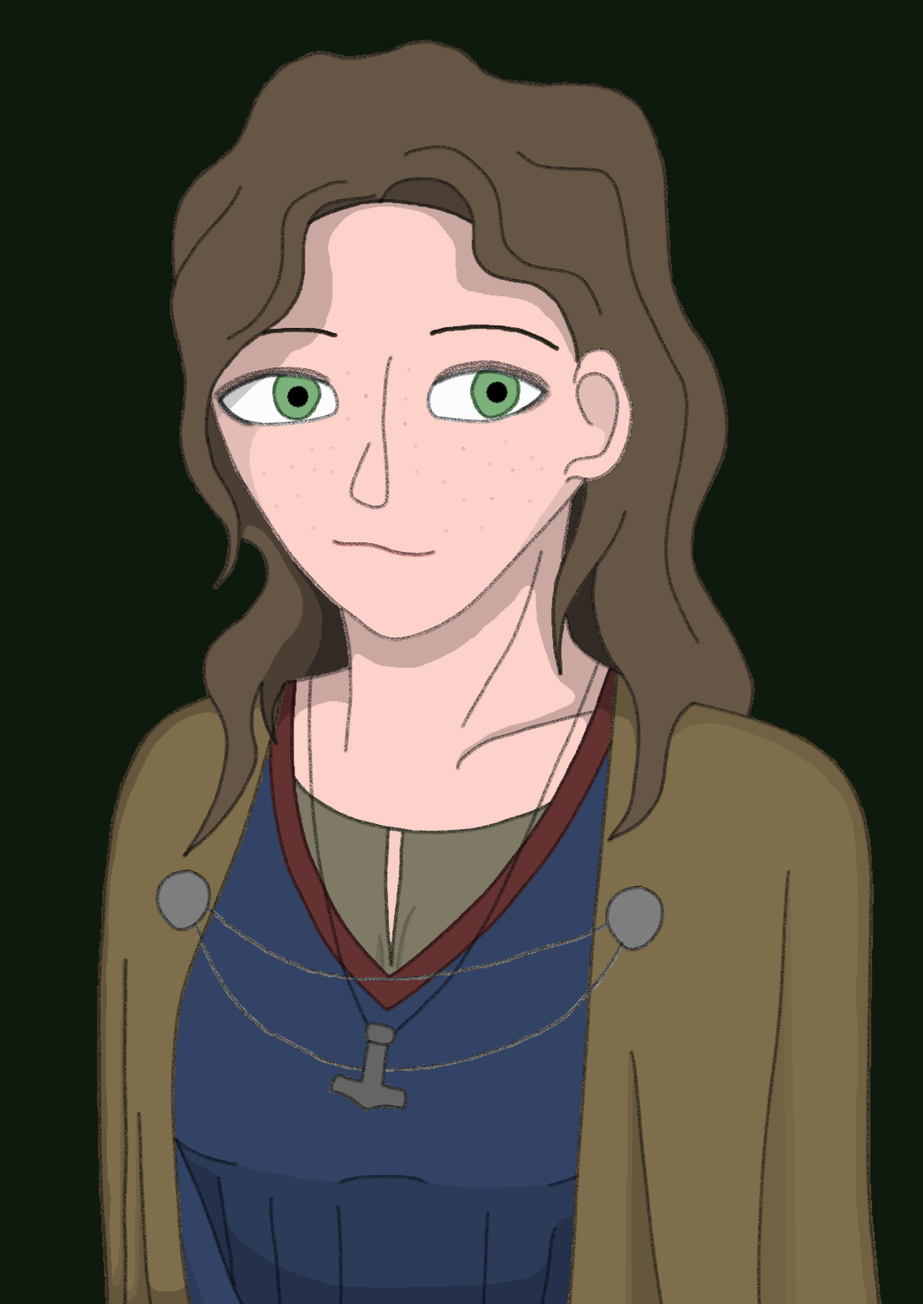
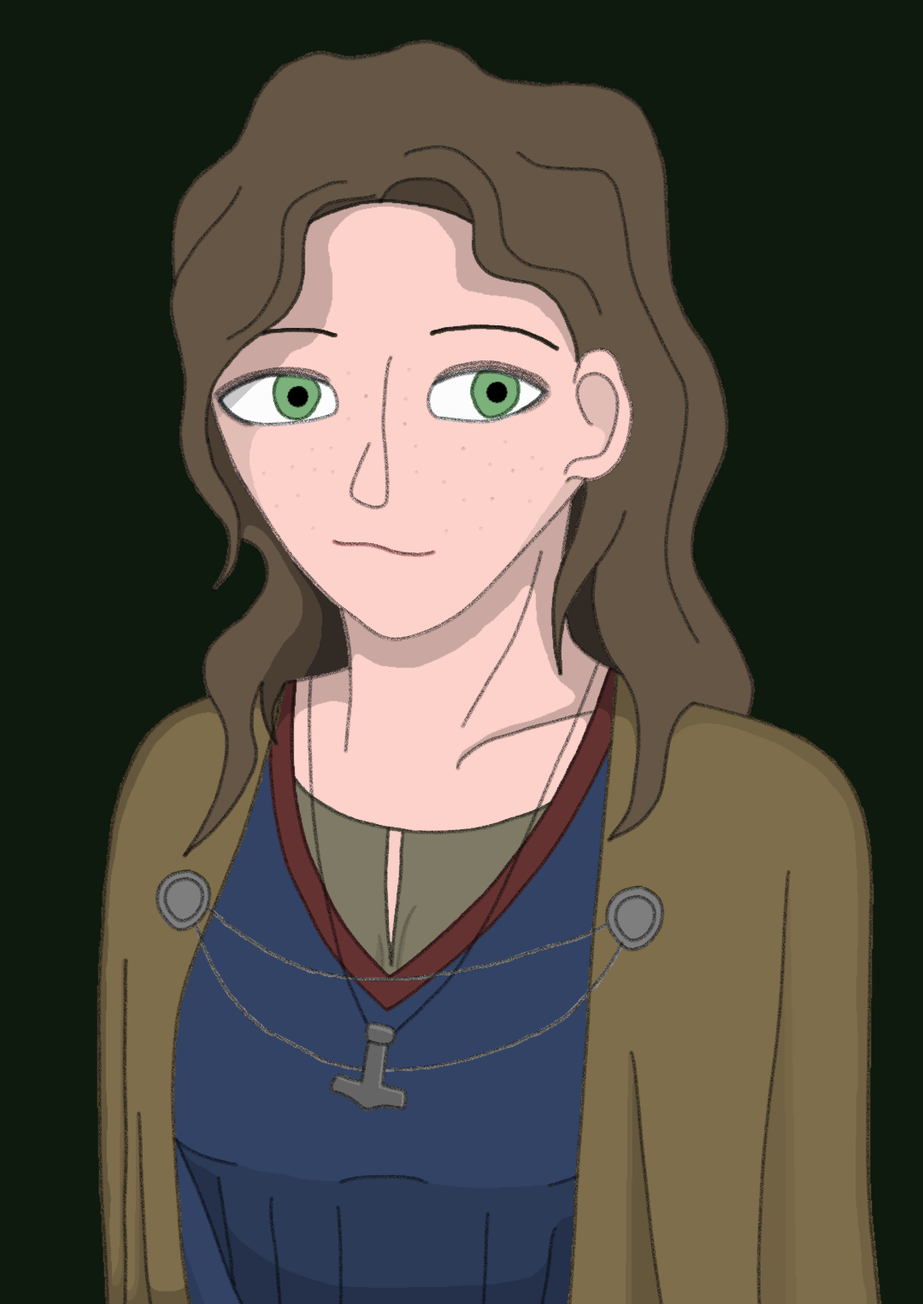
Before/after of a (923, 1304) layered artwork. What changed in the layer stack:
painted on "back copy" over (x1=328, y1=1021, x2=408, y2=1111)
painted on "1000005582.jpg" over (x1=162, y1=877, x2=657, y2=1111)
